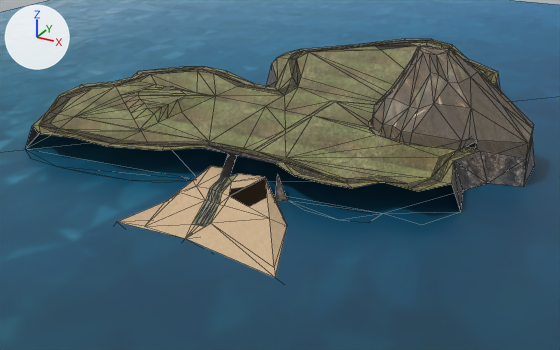
The glTF model Gangsta Wizards/Main/Card Shark Campaign/Map Assets/Island.glb, before and after one commit.
Both versions are drawn from a 50 mm camera at (497.0, -859.0, 390.0) aimed at (-7.0, 57.0, -68.0). Lighting does not change. The marker at upper left points along +X, +Y and +Z. The older version comes first. Mesh edges are drawn as thin lines on the coarser meshes. Objects named as collision shapes, trigger or cutter boxes, shadow casters or lower levels of detail are left out. Where no turn or scale is listed for an object, it has been applied to the vertices. Vertices at exactly the same position are counted once.

Objects in the first picture: 'Ground', 'Ocean', 'Volcano' and 3 more.
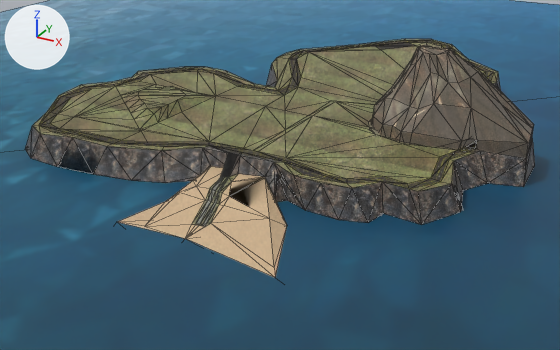
Where the change shows, as pixel boxes [x1, y1, x2, y2] in the pictures (560 x 350 px):
part 1 of me_plane, added
    after: [26, 126, 462, 225]

What the commit changed:
me_plane is used by ob_ground; location (0.0, 0.0, 0.0).
me_plane had 333 vertices, 615 faces and spanned x -348.0..341.0, y -313.0..563.0, z -13.0..44.0.
me_plane now has 396 vertices, 867 faces and spans x -348.0..341.0, y -313.0..563.0, z -13.0..44.0.
Part 1, on me_plane:
12 vertices are added at x -233.0..138.0, y -170.0..-107.0, z -11.0..25.0.
29 new vertices lie (0.0, 14.0, -8.0) away from vertices in x -283.0..295.0, y -182.0..-64.0, z -3.0..33.0.
17 new vertices lie (1.0, 14.0, -8.0) away from vertices in x -266.0..257.0, y -188.0..-106.0, z -3.0..33.0.
5 new vertices lie (0.0, 13.0, -8.0) away from vertices in x -90.0..284.0, y -175.0..-73.0, z -3.0..33.0.
8 new faces join them, mat_grass (picture img_grass).
234 new faces join them, mat_rocky_cliff (picture img_rockycliff).
10 new faces join them, mat_cobblestone (picture img_cobblestone).
